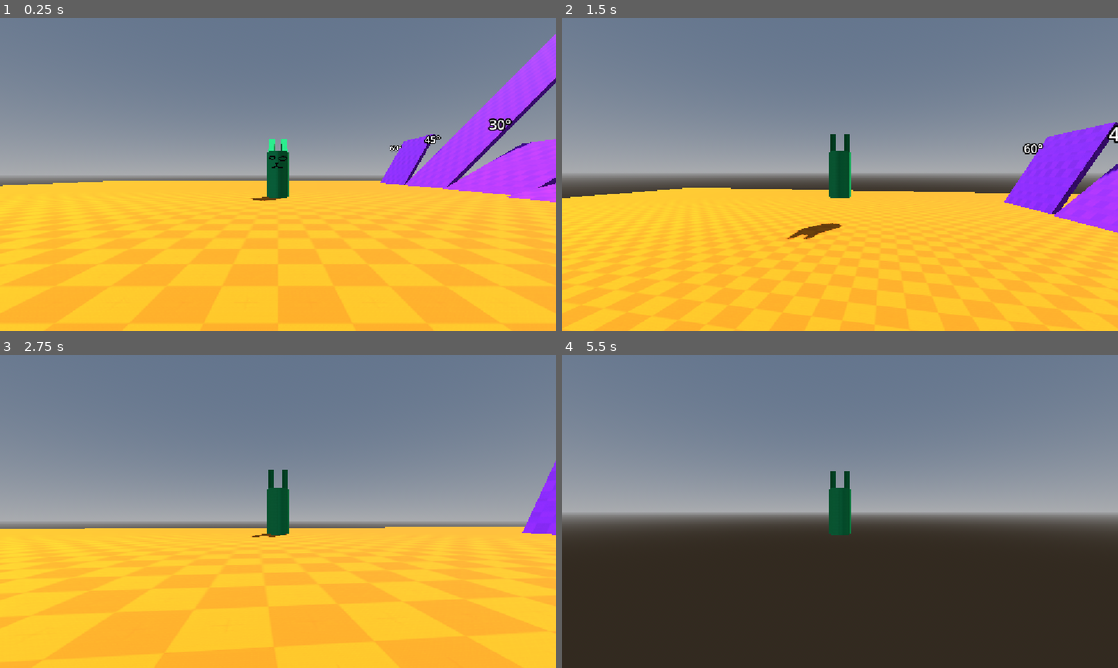
Above: before the commit, frames 1-4 (two rows, left to right).
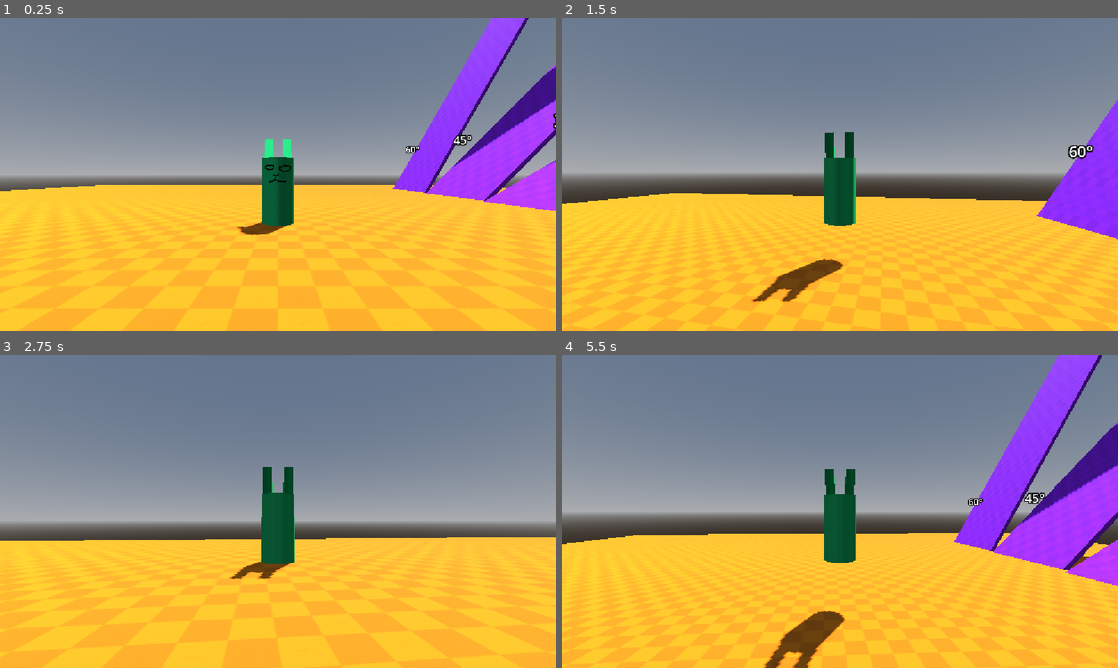
Above: after the commit, the same moments.

Repository: CaptainCronch/timotero
Game: Godot game, scene res://test/test_level.tscn
Two runs of this game, one before a commit and one after it. Both use one fixed random seed, a clock stepped at 60 frames per second and the inputs below.
Inputs (mouse positions are in pixels of both pictures, inside the frame that each line leads up to):
- Up to frame 1 (0.25 s): no input
- Up to frame 2 (1.5 s): tap Enter at 0.5 s; move the mouse to (867, 174) at 0.52 s; hold Ctrl (toggle_strafe, bound only after the commit) 0.53-1.28 s; hold W (forwards) from 0.53 s (still down); tap Space (jump) at 0.77, 0.8, 1.07, 1.35 s; move the mouse to (812, 174) at 1.27 s
- Up to frame 3 (2.75 s): keep holding W (forwards); tap Space (jump) at 1.52, 1.82, 2.3 s; tap Ctrl (toggle_strafe, bound only after the commit) at 1.55 s; move the mouse to (289, 505) at 2.02 s; hold Ctrl (toggle_strafe, bound only after the commit) from 2.03 s (still down)
- Up to frame 4 (5.5 s): keep holding W (forwards); move the mouse to (834, 517) at 2.77 s; release Ctrl (toggle_strafe, bound only after the commit) at 2.78 s; tap Ctrl (toggle_strafe, bound only after the commit) at 2.85, 4.35 s; tap Space (jump) at 3.02, 3.32, 4.52, 4.82, 5, 5.3 s; move the mouse to (878, 514) at 3.52 s; hold Space (jump) 3.53-4.28 s; move the mouse to (795, 508) at 4.27 s; move the mouse to (845, 511) at 5.02 s; hold Ctrl (toggle_strafe, bound only after the commit) from 5.03 s (still down)

The runs differ from the first frame. In frame 1, 17% of the frame differs, in the area x 0-100%, y 0-100%; in frame 2, 11%; in frame 3, 11%; in frame 4, 51%.

Commit message:
better camera, fixed jump buffering
camera distance changes according to x rotation

Diff:
--- a/components/platformer_component.gd
+++ b/components/platformer_component.gd
@@ -14,10 +14,7 @@
 @export var turn_acceleration := 30.0
 
 var last_desired_dir := Vector2.UP
-var move_dir := Vector2.ZERO:
-	set(value):
-		move_dir = value
-		if not value.is_zero_approx(): last_desired_dir = value
+var move_dir := Vector2.ZERO
 #var move_multiplier := 1.0
 #var explosive_jumping := false
 #var stunned := false
@@ -98,8 +95,9 @@
 		#target.velocity.z = Global.decay_towards(target.velocity.z, 0.0, friction, delta)
 
 
-func model_controls(dir := move_dir) -> void :
+func model_controls(dir: Vector2) -> void :
 	if not dir.is_zero_approx():# and turning and not stunned:
+		last_desired_dir = dir
 		model.rotation.y = Global.decay_angle_towards(
 				model.rotation.y,
 				atan2(dir.x, dir.y),
--- a/player/player.gd
+++ b/player/player.gd
@@ -3,11 +3,11 @@
 
 @export var jump_boost := 0.3
 @export var peak_velocity_range := 2.0
-@export var peak_gravity_bane := 0.2
+@export var peak_gravity_bane := 0.3
 @export var falling_gravity_boon := 0.6
 
-var buffer_time := 0.2
-var coyote_time := 0.2
+var buffer_time := 0.1
+var coyote_time := 0.1
 var gravity_boon := BoonManager.new(true)
 var jump_cut := false
 #var speed_boon := BoonManager.new(false)
@@ -17,6 +17,7 @@
 @export var spring_arm: SpringArm3D
 @export var buffer_timer: Timer
 @export var coyote_timer: Timer
+@export var debug_label: Label3D
 
 
 func _process(_delta: float) -> void:
@@ -42,9 +43,9 @@
 
 	if Input.is_action_just_pressed("jump"):
 		buffer_timer.start(buffer_time) # waits until you touch the ground to jump
-	if Input.is_action_just_released("jump") and plat_comp.is_jumping:
+	if not Input.is_action_pressed("jump") and plat_comp.is_jumping:
 		jump_cut = true
-		print("cutting")
+		#print("cutting")
 		#gravity_boon.add_boon("falling", falling_gravity_boon)
 		#gravity_boon.remove_bane("peak")
 
@@ -55,6 +56,7 @@
 		jump_cut = false
 
 	if not coyote_timer.is_stopped() and not buffer_timer.is_stopped():
+		jump_cut = false
 		plat_comp.jump(true)
 		velocity += Global.xz_from_vec2(plat_comp.move_dir) * velocity.length() * jump_boost
 		#plat_comp.move_multiplier = jump_move_multiplier
@@ -63,6 +65,8 @@
 
 		buffer_timer.stop()
 		coyote_timer.stop()
+		gravity_boon.remove_boon("falling")
+		gravity_boon.remove_bane("peak")
 
 	if plat_comp.is_jumping:
 		if velocity.y < peak_velocity_range and velocity.y > -peak_velocity_range and not jump_cut:
@@ -76,3 +80,6 @@
 		gravity_boon.remove_bane("peak")
 
 	plat_comp.gravity = plat_comp.base_gravity * gravity_boon.get_total()
+	#debug_label.text = str(gravity_boon.boons.keys()) + " " + str(gravity_boon.banes.keys())
+	#debug_label.text = "cutting: " + str(jump_cut)
+	#debug_label.text = str(plat_comp.gravity)
--- a/player/player.tscn
+++ b/player/player.tscn
@@ -27,7 +27,7 @@
 [sub_resource type="SphereShape3D" id="SphereShape3D_qjkh3"]
 radius = 0.2
 
-[node name="Player" type="CharacterBody3D" unique_id=1381430318 node_paths=PackedStringArray("plat_comp", "model", "spring_arm", "buffer_timer", "coyote_timer")]
+[node name="Player" type="CharacterBody3D" unique_id=1381430318 node_paths=PackedStringArray("plat_comp", "model", "spring_arm", "buffer_timer", "coyote_timer", "debug_label")]
 floor_constant_speed = true
 floor_max_angle = 0.80285144
 floor_snap_length = 0.2
@@ -37,6 +37,7 @@
 spring_arm = NodePath("SpringArm3D")
 buffer_timer = NodePath("BufferTimer")
 coyote_timer = NodePath("CoyoteTimer")
+debug_label = NodePath("DebugLabel")
 
 [node name="PlatformerComponent" parent="." unique_id=533376382 node_paths=PackedStringArray("target", "model") instance=ExtResource("2_qjkh3")]
 target = NodePath("..")
@@ -81,9 +82,14 @@
 fov = 70.0
 
 [node name="BufferTimer" type="Timer" parent="." unique_id=2052782670]
-wait_time = 0.2
+wait_time = 0.1
 one_shot = true
 
 [node name="CoyoteTimer" type="Timer" parent="." unique_id=1601898135]
-wait_time = 0.2
+wait_time = 0.1
 one_shot = true
+
+[node name="DebugLabel" type="Label3D" parent="." unique_id=361566345]
+transform = Transform3D(1, 0, 0, 0, 1, 0, 0, 0, 1, 0, 3.0007677, 0)
+pixel_size = 0.01
+billboard = 1
--- a/player/spring_arm.gd
+++ b/player/spring_arm.gd
@@ -3,27 +3,34 @@
 @export var mouse_sensitivity := 0.005
 @export var analog_sensitivity := 0.75
 #@export var offset := Vector3.ZERO
-@export var x_rotation_limit_buffer := 0.2
-@export var plat_comp: PlatformerComponent
+@export var x_rotation_limit_buffer := 0.1
+@export var rotation_distance_range: Array[Array] = [[TAU/8.0, 3.0], [-TAU/4.0, 15.0]] ## [[min_angle, min_distance], [max_angle, max_distance]]
+#@export var distance_range: PackedFloat32Array = [5.0, 10.0]
+@export var smooth_look := true
+@export var smooth_power := 40.0
 
 var accumulated_rotation := Vector2()
+var smooth_rotation: Vector2 = accumulated_rotation
 var _analog_look := 0.0
 var cam_lock := false
 
+@export var plat_comp: PlatformerComponent
 @export var target: Node3D
+
+@onready var x_rotation_limit_range: PackedFloat32Array = [(-PI/2.0) + x_rotation_limit_buffer, (PI/2.0) - x_rotation_limit_buffer]
 
 
 func _ready() -> void:
 	Input.mouse_mode = Input.MOUSE_MODE_CAPTURED
 
 
-func _process(_delta):
+func _process(delta: float) -> void:
 	#$"../UI/FPS".text = str(Engine.get_frames_per_second())
 	#_analog_look = Input.get_axis("look_left", "look_right")
 	rotate_y(deg_to_rad(_analog_look * analog_sensitivity))
-	global_position.x = target.global_position.x
-	global_position.z = target.global_position.z
-	global_position.y = target.global_position.y# + offset.y
+	#global_position.x = target.global_position.x
+	#global_position.z = target.global_position.z
+	#global_position.y = target.global_position.y# + offset.y
 	#if player.is_on_floor() or absf(player.velocity.y) > player.plat_comp.jump_force * 1.5 or player.plat_comp.explosive_jumping:
 	#	global_position.y = player.global_position.y + offset.y
 	if cam_lock:
@@ -31,20 +38,35 @@
 	else:
 		plat_comp.turn_target = Vector2()
 
+	spring_length = \
+	clampf(
+		remap(rotation.x,
+		rotation_distance_range[0][0], rotation_distance_range[1][0],
+		rotation_distance_range[0][1], rotation_distance_range[1][1]
+	), rotation_distance_range[0][1], rotation_distance_range[1][1])
+
+	if smooth_look:
+		smooth_rotation = Global.decay_towards_vec2(smooth_rotation, accumulated_rotation, smooth_power, delta)
+
+		transform.basis = Basis() # reset rotation
+		rotate_object_local(Vector3(0, 1, 0), smooth_rotation.y) # first rotate in Y
+		rotate_object_local(Vector3(1, 0, 0), smooth_rotation.x) # then rotate in X
+
 	transform = transform.orthonormalized()
 
 
 
-func _unhandled_input(event):
+func _unhandled_input(event: InputEvent) -> void:
 	if event is InputEventMouseMotion and Input.mouse_mode == Input.MOUSE_MODE_CAPTURED:
 		#rotate_object_local(deg_to_rad(-event.screen_relative.x * mouse_sensitivity))
 		#rotate_x(deg_to_rad(-event.screen_relative.y * mouse_sensitivity))
+		accumulated_rotation.y -= event.screen_relative.x * mouse_sensitivity
+		accumulated_rotation.x -= event.screen_relative.y * mouse_sensitivity
+		accumulated_rotation.x = clampf(accumulated_rotation.x, x_rotation_limit_range[0], x_rotation_limit_range[1])
 
-		accumulated_rotation.x -= event.screen_relative.x * mouse_sensitivity
-		accumulated_rotation.y -= event.screen_relative.y * mouse_sensitivity
-		accumulated_rotation.y = clampf(accumulated_rotation.y, (-PI/2.0) + x_rotation_limit_buffer, (PI/2.0) - x_rotation_limit_buffer)
-		transform.basis = Basis() # reset rotation
-		rotate_object_local(Vector3(0, 1, 0), accumulated_rotation.x) # first rotate in Y
-		rotate_object_local(Vector3(1, 0, 0), accumulated_rotation.y) # then rotate in X
-	#elif event.is_action_pressed("lock_camera"):
-		#cam_lock = !cam_lock
+		if not smooth_look:
+			transform.basis = Basis() # reset rotation
+			rotate_object_local(Vector3(0, 1, 0), accumulated_rotation.y) # first rotate in Y
+			rotate_object_local(Vector3(1, 0, 0), accumulated_rotation.x) # then rotate in X
+	elif event.is_action_pressed("toggle_strafe"):
+		cam_lock = !cam_lock
--- a/project.godot
+++ b/project.godot
@@ -78,6 +78,16 @@
 "events": [Object(InputEventMouseButton,"resource_local_to_scene":false,"resource_name":"","device":-1,"window_id":0,"a …(253 unchanged characters)…
 ]
 }
+ability={
+"deadzone": 0.2,
+"events": [Object(InputEventKey,"resource_local_to_scene":false,"resource_name":"","device":-1,"window_id":0,"alt_pressed":false,"shift_pressed":false,"ctrl_pressed":false,"meta_pressed":false,"pressed":false,"keycode":0,"physical_keycode":4194325,"key_label":0,"unicode":0,"location":0,"echo":false,"script":null)
+]
+}
+toggle_strafe={
+"deadzone": 0.2,
+"events": [Object(InputEventKey,"resource_local_to_scene":false,"resource_name":"","device":-1,"window_id":0,"alt_pressed":false,"shift_pressed":false,"ctrl_pressed":false,"meta_pressed":false,"pressed":false,"keycode":0,"physical_keycode":4194326,"key_label":0,"unicode":0,"location":0,"echo":false,"script":null)
+]
+}
 scroll_up={
 "deadzone": 0.2,
 "events": [Object(InputEventMouseButton,"resource_local_to_scene":false,"resource_name":"","device":-1,"window_id":0,"a …(253 unchanged characters)…
--- a/test/test_level.tscn
+++ b/test/test_level.tscn
@@ -25,6 +25,17 @@
 background_mode = 2
 sky = SubResource("Sky_ls30l")
 
+[sub_resource type="GDScript" id="GDScript_7qk3k"]
+resource_name = "teleport"
+script/source = "extends Area3D
+
+
+func _on_body_entered(body: Node3D) -> void:
+	body.global_position = Vector3.ZERO
+"
+
+[sub_resource type="WorldBoundaryShape3D" id="WorldBoundaryShape3D_wagxh"]
+
 [node name="TestLevel" type="Node3D" unique_id=888138300]
 
 [node name="World" type="Node3D" parent="." unique_id=1046702548]
@@ -41,7 +52,7 @@
 use_collision = true
 collision_layer = 3
 collision_mask = 3
-size = Vector3(10, 0.25, 5)
+size = Vector3(50, 0.25, 5)
 material = SubResource("StandardMaterial3D_wagxh")
 
 [node name="Slope2" type="CSGBox3D" parent="World" unique_id=770804380]
@@ -49,7 +60,7 @@
 use_collision = true
 collision_layer = 3
 collision_mask = 3
-size = Vector3(10, 0.25, 5)
+size = Vector3(50, 0.25, 5)
 material = SubResource("StandardMaterial3D_wagxh")
 
 [node name="Slope3" type="CSGBox3D" parent="World" unique_id=269870406]
@@ -65,7 +76,7 @@
 use_collision = true
 collision_layer = 3
 collision_mask = 3
-size = Vector3(10, 0.25, 5)
+size = Vector3(50, 0.25, 5)
 material = SubResource("StandardMaterial3D_wagxh")
 
 [node name="Platform" type="CSGBox3D" parent="World" unique_id=1778632591]
@@ -129,7 +140,7 @@
 material = SubResource("StandardMaterial3D_wagxh")
 
 [node name="Gap4" type="CSGBox3D" parent="World" unique_id=1546844415]
-transform = Transform3D(1, 0, 0, 0, 1, 0, 0, 0, 1, 22, 1, 11.628)
+transform = Transform3D(1, 0, 0, 0, 1, 0, 0, 0, 1, 23, 1, 11.628)
 use_collision = true
 collision_layer = 3
 collision_mask = 3
@@ -145,7 +156,7 @@
 material = SubResource("StandardMaterial3D_wagxh")
 
 [node name="Gap6" type="CSGBox3D" parent="World" unique_id=1561889480]
-transform = Transform3D(1, 0, 0, 0, 1, 0, 0, 0, 1, 23, 1, 14.343)
+transform = Transform3D(1, 0, 0, 0, 1, 0, 0, 0, 1, 25, 1, 14.343)
 use_collision = true
 collision_layer = 3
 collision_mask = 3
@@ -161,7 +172,7 @@
 material = SubResource("StandardMaterial3D_wagxh")
 
 [node name="Gap8" type="CSGBox3D" parent="World" unique_id=228480197]
-transform = Transform3D(1, 0, 0, 0, 1, 0, 0, 0, 1, 24, 1, 16.949)
+transform = Transform3D(1, 0, 0, 0, 1, 0, 0, 0, 1, 26, 1, 16.949)
 use_collision = true
 collision_layer = 3
 collision_mask = 3
@@ -177,7 +188,7 @@
 material = SubResource("StandardMaterial3D_wagxh")
 
 [node name="Gap10" type="CSGBox3D" parent="World" unique_id=112822733]
-transform = Transform3D(1, 0, 0, 0, 1, 0, 0, 0, 1, 25, 1, 19.423409)
+transform = Transform3D(1, 0, 0, 0, 1, 0, 0, 0, 1, 27, 1, 19.423409)
 use_collision = true
 collision_layer = 3
 collision_mask = 3
@@ -193,7 +204,7 @@
 material = SubResource("StandardMaterial3D_wagxh")
 
 [node name="Gap12" type="CSGBox3D" parent="World" unique_id=160893201]
-transform = Transform3D(1, 0, 0, 0, 1, 0, 0, 0, 1, 26, 1, 21.964)
+transform = Transform3D(1, 0, 0, 0, 1, 0, 0, 0, 1, 28, 1, 21.964)
 use_collision = true
 collision_layer = 3
 collision_mask = 3
@@ -295,34 +306,34 @@
 text = "2m"
 
 [node name="Label3D14" type="Label3D" parent="World" unique_id=2030408701]
-transform = Transform3D(1, 0, 0, 0, 1, 0, 0, 0, 1, 22.01604, 3.8735654, 11.579322)
-pixel_size = 0.025
-billboard = 1
-text = "3m"
+transform = Transform3D(1, 0, 0, 0, 1, 0, 0, 0, 1, 23.01604, 3.8735654, 11.579322)
+pixel_size = 0.025
+billboard = 1
+text = "4m"
 
 [node name="Label3D15" type="Label3D" parent="World" unique_id=1084694123]
-transform = Transform3D(1, 0, 0, 0, 1, 0, 0, 0, 1, 22.939594, 3.8735654, 14.32019)
-pixel_size = 0.025
-billboard = 1
-text = "4m"
+transform = Transform3D(1, 0, 0, 0, 1, 0, 0, 0, 1, 24.939594, 3.8735654, 14.32019)
+pixel_size = 0.025
+billboard = 1
+text = "6m"
 
 [node name="Label3D16" type="Label3D" parent="World" unique_id=4917336]
-transform = Transform3D(1, 0, 0, 0, 1, 0, 0, 0, 1, 24.012108, 3.8735654, 16.9121)
-pixel_size = 0.025
-billboard = 1
-text = "5m"
+transform = Transform3D(1, 0, 0, 0, 1, 0, 0, 0, 1, 26.012108, 3.8735654, 16.9121)
+pixel_size = 0.025
+billboard = 1
+text = "7m"
 
 [node name="Label3D17" type="Label3D" parent="World" unique_id=706722546]
-transform = Transform3D(1, 0, 0, 0, 1, 0, 0, 0, 1, 25.025036, 3.8735654, 19.38484)
-pixel_size = 0.025
-billboard = 1
-text = "6m"
+transform = Transform3D(1, 0, 0, 0, 1, 0, 0, 0, 1, 27.025036, 3.8735654, 19.38484)
+pixel_size = 0.025
+billboard = 1
+text = "8m"
 
 [node name="Label3D18" type="Label3D" parent="World" unique_id=2112095030]
-transform = Transform3D(1, 0, 0, 0, 1, 0, 0, 0, 1, 26.037966, 3.8735654, 22.006542)
-pixel_size = 0.025
-billboard = 1
-text = "7m"
+transform = Transform3D(1, 0, 0, 0, 1, 0, 0, 0, 1, 28.037966, 3.8735654, 22.006542)
+pixel_size = 0.025
+billboard = 1
+text = "9m"
 
 [node name="WorldEnvironment" type="WorldEnvironment" parent="." unique_id=66120103]
 environment = SubResource("Environment_kgsy5")
@@ -332,3 +343,12 @@
 shadow_enabled = true
 
 [node name="Player" parent="." unique_id=1381430318 instance=ExtResource("2_klfgi")]
+
+[node name="Teleport" type="Area3D" parent="." unique_id=967717672]
+transform = Transform3D(1, 0, 0, 0, 1, 0, 0, 0, 1, 0, -30.436684, 0)
+script = SubResource("GDScript_7qk3k")
+
+[node name="CollisionShape3D" type="CollisionShape3D" parent="Teleport" unique_id=142623080]
+shape = SubResource("WorldBoundaryShape3D_wagxh")
+
+[connection signal="body_entered" from="Teleport" to="Teleport" method="_on_body_entered"]
